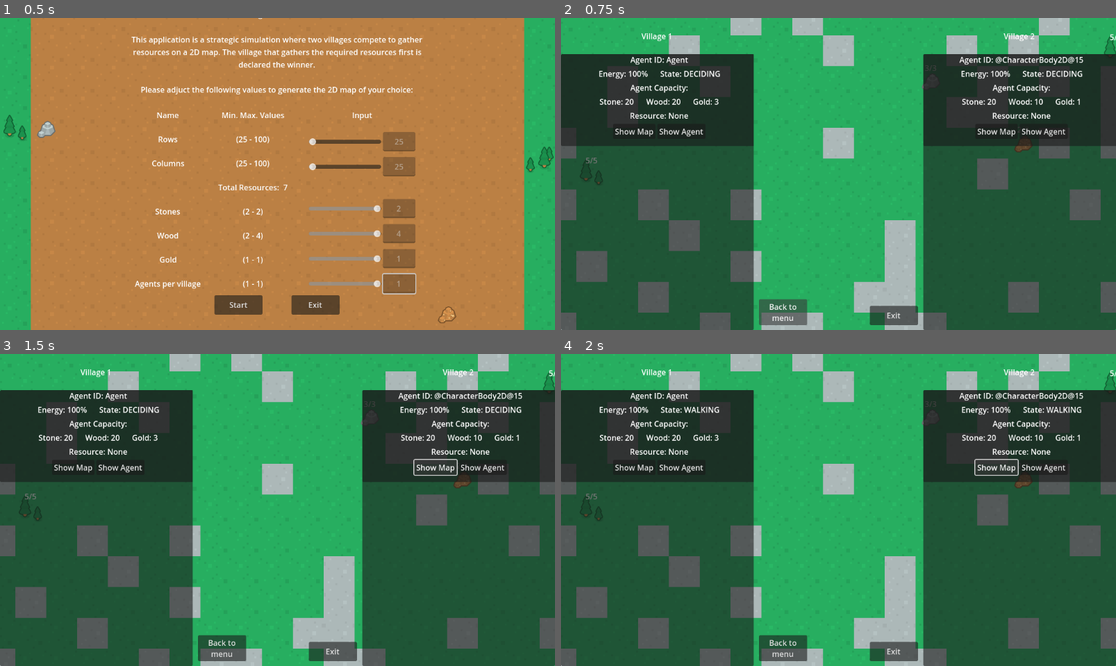
Above: before the commit, frames 1-4 (two rows, left to right).
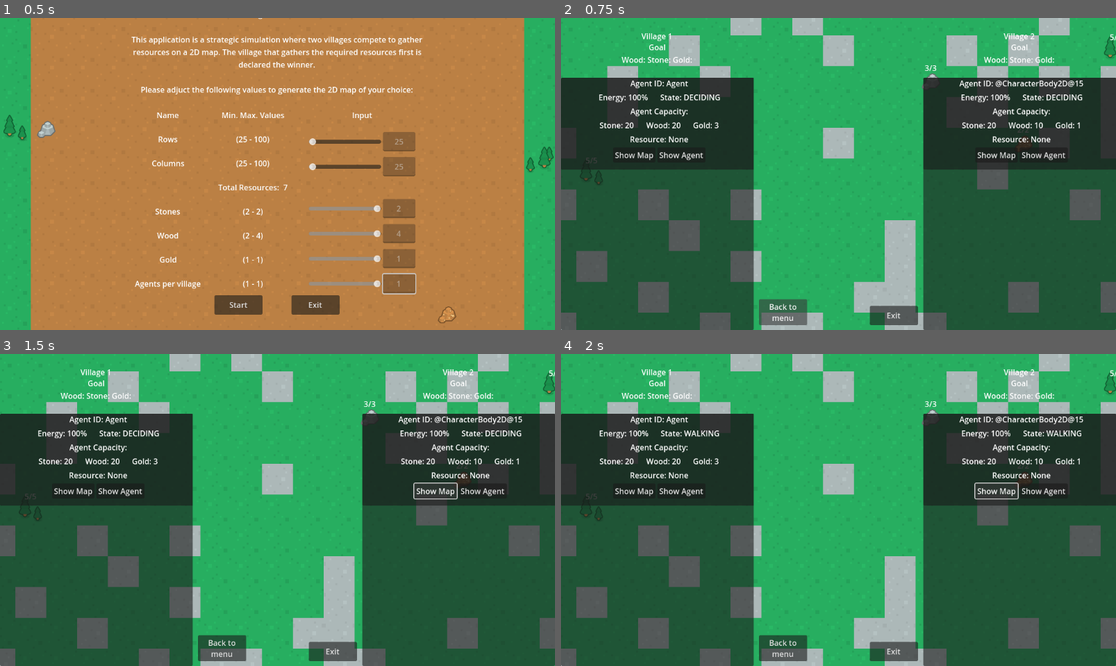
Above: after the commit, the same moments.

Repository: ApostolisSiampanis/intelligent-agents
Game: Godot game, scene res://scenes/input_screen.tscn
Same seed, same stepped clock (60 frames per second), same inputs: the game is played once before the commit and once after it.
Inputs:
- Up to frame 1 (0.5 s): no input
- Up to frame 2 (0.75 s): click "Start" at 0.5 s
- Up to frame 3 (1.5 s): click "Show Map" at 1.25 s
- Up to frame 4 (2 s): no input

Frame 1 is identical in both runs. In frame 2, 13% of the frame differs, in the area x 0-100%, y 8-49%; in frame 3, 13%; in frame 4, 13%.

Commit message:
- add label for the goal of each village

Diff:
--- a/scenes/map_generator.tscn
+++ b/scenes/map_generator.tscn
@@ -102,6 +102,13 @@
 layout_mode = 2
 text = "
 Village 2
+"
+horizontal_alignment = 1
+
+[node name="LabelVillage2Goal" type="Label" parent="UILayer/VBoxContainerVillage2AgentsList"]
+layout_mode = 2
+text = "Goal
+Wood: Stone: Gold:
  "
 horizontal_alignment = 1
 
@@ -140,6 +147,13 @@
 layout_mode = 2
 text = "
 Village 1
+"
+horizontal_alignment = 1
+
+[node name="LabelVillage1Goal" type="Label" parent="UILayer/VBoxContainerVillage1AgentsList"]
+layout_mode = 2
+text = "Goal
+Wood: Stone: Gold:
  "
 horizontal_alignment = 1
 
